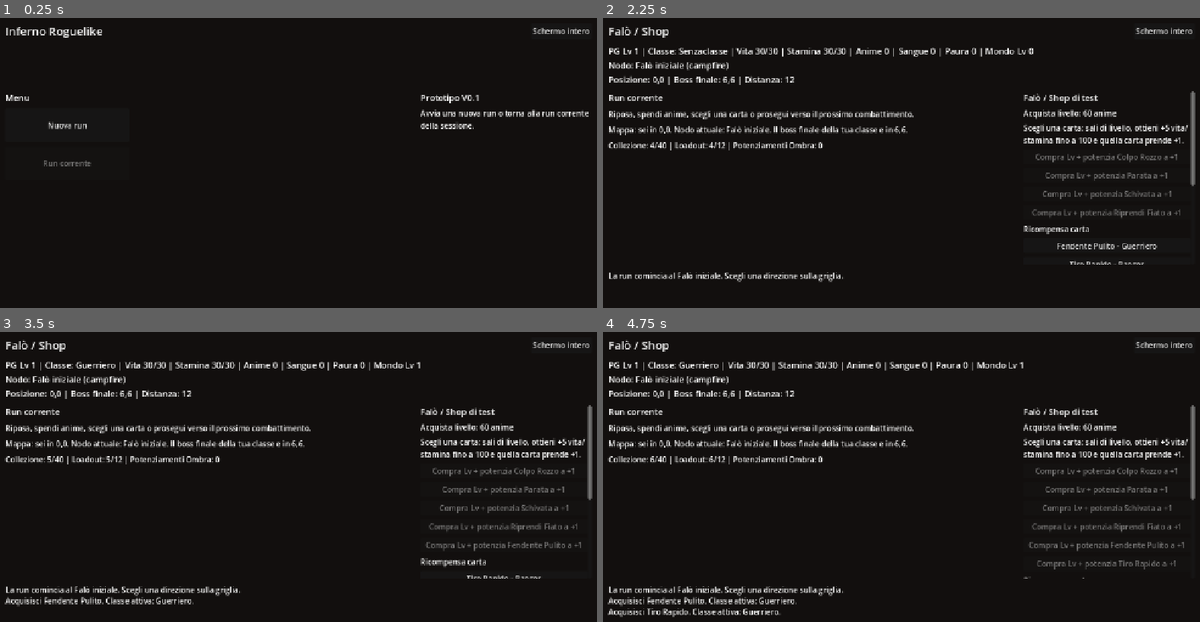
Above: before the commit, frames 1-4 (two rows, left to right).
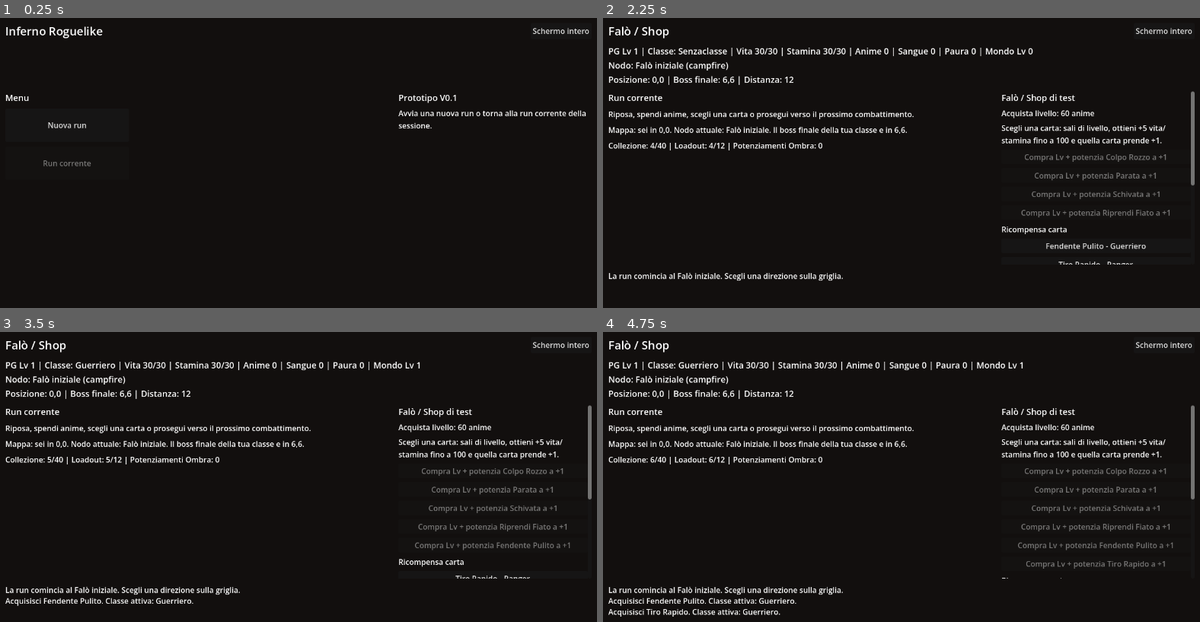
Above: after the commit, the same moments.

Repository: Chivas1504/Gioco
Game: Godot game, scene res://scenes/main.tscn
The game is run twice, just before and just after one commit, with the same random seed, the same clock (stepped at 60 frames per second) and the same inputs.
Inputs:
- Up to frame 1 (0.25 s): no input
- Up to frame 2 (2.25 s): click "Schermo intero" at 0.5 s; click "Finestra" at 1.25 s; click "Nuova run" at 2 s
- Up to frame 3 (3.5 s): click "Fendente Pulito - Guerriero" at 2.75 s
- Up to frame 4 (4.75 s): click "Tiro Rapido - Ranger" at 3.5 s; click "Dardo Occulto - Mago" at 4.25 s

The runs differ from the first frame. In frame 1, 1.4% of the frame differs, in the area x 1-99%, y 2-52%; in frame 2, 7.4%; in frame 3, 7.9%; in frame 4, 8.2%, in the area x 0-100%, y 2-99%.

Commit message:
Fix fullscreen scaling and boss rewards

Diff:
--- a/project.godot
+++ b/project.godot
@@ -24,7 +24,7 @@
 window/size/viewport_width=1280
 window/size/viewport_height=720
 window/size/resizable=true
-window/stretch/mode="canvas_items"
+window/stretch/mode="viewport"
 window/stretch/aspect="expand"
 
 [rendering]
--- a/scripts/combat/combat_state.gd
+++ b/scripts/combat/combat_state.gd
@@ -122,12 +122,14 @@
 		var recovered_souls = run_state.claim_shadow_victory(bool(enemy.get("second_encounter", false)), upgrade_id)
 		var reward_text = GameDatabase.get_shadow_upgrade_name(upgrade_id)
 		var bonus_souls = int(enemy.get("soul_reward", 0))
+		if bonus_souls < 1:
+			bonus_souls = _get_enemy_reward_souls()
 		run_state.add_material("anime", bonus_souls)
 		return {
 			"ok": true,
 			"message": "Spezzi l'Ombra: recuperi %d anime perdute, ottieni %d anime bonus e ricevi %s." % [recovered_souls, bonus_souls, reward_text],
 		}
-	var souls = int(enemy.get("soul_reward", 0))
+	var souls = _get_enemy_reward_souls()
 	run_state.add_material("anime", souls)
 	run_state.mark_current_node_resolved()
 	var fear_message = run_state.register_combat_without_level_up()
@@ -135,6 +137,24 @@
 	if not fear_message.is_empty():
 		message += " " + fear_message
 	return {"ok": true, "message": message}
+
+
+func _get_enemy_reward_souls() -> int:
+	var souls = int(enemy.get("soul_reward", 0))
+	if souls > 0:
+		return souls
+
+	souls = 35 + run_state.get_world_level() * 8 + run_state.get_distance_from_start() * 2
+	var enemy_type = String(enemy.get("type", ""))
+	if bool(enemy.get("is_final_boss", false)):
+		souls += 160
+	elif enemy_type == "boss":
+		souls += 90
+	elif enemy_type == "miniboss":
+		souls += 45
+	if souls < 1:
+		souls = 1
+	return souls
 
 
 func _apply_card_effects(card: Dictionary, level: int) -> Array:
--- a/scripts/main.gd
+++ b/scripts/main.gd
@@ -36,6 +36,11 @@
 	_refresh_ui()
 
 
+func _notification(what: int) -> void:
+	if what == NOTIFICATION_RESIZED and card_grid != null:
+		_refresh_ui()
+
+
 func _build_ui() -> void:
 	var background = ColorRect.new()
 	background.color = Color(0.07, 0.06, 0.055)
@@ -89,13 +94,15 @@
 	status_row.add_child(intent_label)
 
 	var content_row = HBoxContainer.new()
+	content_row.size_flags_horizontal = Control.SIZE_EXPAND_FILL
 	content_row.size_flags_vertical = Control.SIZE_EXPAND_FILL
 	content_row.add_theme_constant_override("separation", 16)
 	root.add_child(content_row)
 
 	var left_column = VBoxContainer.new()
-	left_column.custom_minimum_size = Vector2(520, 0)
 	left_column.size_flags_horizontal = Control.SIZE_EXPAND_FILL
+	left_column.size_flags_vertical = Control.SIZE_EXPAND_FILL
+	left_column.size_flags_stretch_ratio = 2.0
 	left_column.add_theme_constant_override("separation", 10)
 	content_row.add_child(left_column)
 
@@ -118,13 +125,14 @@
 	left_column.add_child(end_intent_button)
 
 	action_scroll = ScrollContainer.new()
-	action_scroll.custom_minimum_size = Vector2(360, 0)
+	action_scroll.custom_minimum_size = Vector2(300, 0)
+	action_scroll.size_flags_horizontal = Control.SIZE_EXPAND_FILL
 	action_scroll.size_flags_vertical = Control.SIZE_EXPAND_FILL
+	action_scroll.size_flags_stretch_ratio = 1.0
 	action_scroll.horizontal_scroll_mode = 0
 	content_row.add_child(action_scroll)
 
 	safe_panel = VBoxContainer.new()
-	safe_panel.custom_minimum_size = Vector2(340, 0)
 	safe_panel.size_flags_horizontal = Control.SIZE_EXPAND_FILL
 	safe_panel.add_theme_constant_override("separation", 8)
 	action_scroll.add_child(safe_panel)
@@ -144,7 +152,7 @@
 
 func _toggle_fullscreen() -> void:
 	var current_mode = DisplayServer.window_get_mode()
-	if current_mode == DisplayServer.WINDOW_MODE_FULLSCREEN:
+	if current_mode == DisplayServer.WINDOW_MODE_FULLSCREEN or current_mode == DisplayServer.WINDOW_MODE_EXCLUSIVE_FULLSCREEN:
 		DisplayServer.window_set_mode(DisplayServer.WINDOW_MODE_WINDOWED)
 	else:
 		DisplayServer.window_set_mode(DisplayServer.WINDOW_MODE_FULLSCREEN)
@@ -154,7 +162,8 @@
 func _refresh_fullscreen_button() -> void:
 	if fullscreen_button == null:
 		return
-	if DisplayServer.window_get_mode() == DisplayServer.WINDOW_MODE_FULLSCREEN:
+	var current_mode = DisplayServer.window_get_mode()
+	if current_mode == DisplayServer.WINDOW_MODE_FULLSCREEN or current_mode == DisplayServer.WINDOW_MODE_EXCLUSIVE_FULLSCREEN:
 		fullscreen_button.text = "Finestra"
 	else:
 		fullscreen_button.text = "Schermo intero"
@@ -315,7 +324,7 @@
 
 
 func _render_cards() -> void:
-	card_grid.columns = 4
+	card_grid.columns = _get_combat_card_columns()
 	for child in card_grid.get_children():
 		child.queue_free()
 
@@ -344,14 +353,12 @@
 		child.queue_free()
 
 	var summary = Label.new()
-	summary.custom_minimum_size = Vector2(620, 0)
 	summary.size_flags_horizontal = Control.SIZE_EXPAND_FILL
 	summary.autowrap_mode = TextServer.AUTOWRAP_WORD_SMART
 	summary.text = "Riposa, spendi anime, scegli una carta o prosegui verso il prossimo combattimento."
 	card_grid.add_child(summary)
 
 	var map_status = Label.new()
-	map_status.custom_minimum_size = Vector2(620, 0)
 	map_status.size_flags_horizontal = Control.SIZE_EXPAND_FILL
 	map_status.autowrap_mode = TextServer.AUTOWRAP_WORD_SMART
 	map_status.text = "Mappa: sei in %d,%d. Nodo attuale: %s. Il boss finale della tua classe e in %d,%d." % [
@@ -364,7 +371,6 @@
 	card_grid.add_child(map_status)
 
 	var stats = Label.new()
-	stats.custom_minimum_size = Vector2(620, 0)
 	stats.size_flags_horizontal = Control.SIZE_EXPAND_FILL
 	stats.autowrap_mode = TextServer.AUTOWRAP_WORD_SMART
 	stats.text = "Collezione: %d/%d | Loadout: %d/%d | Potenziamenti Ombra: %d" % [
@@ -697,3 +703,15 @@
 			return "Leggendaria"
 		_:
 			return rarity
+
+
+func _get_combat_card_columns() -> int:
+	var available_width = card_grid.size.x
+	if available_width < 240.0:
+		available_width = get_viewport_rect().size.x - action_scroll.custom_minimum_size.x - 96.0
+	var columns = floori(available_width / 230.0)
+	if columns < 1:
+		columns = 1
+	if columns > 4:
+		columns = 4
+	return columns
Not shown, changed: README.md
